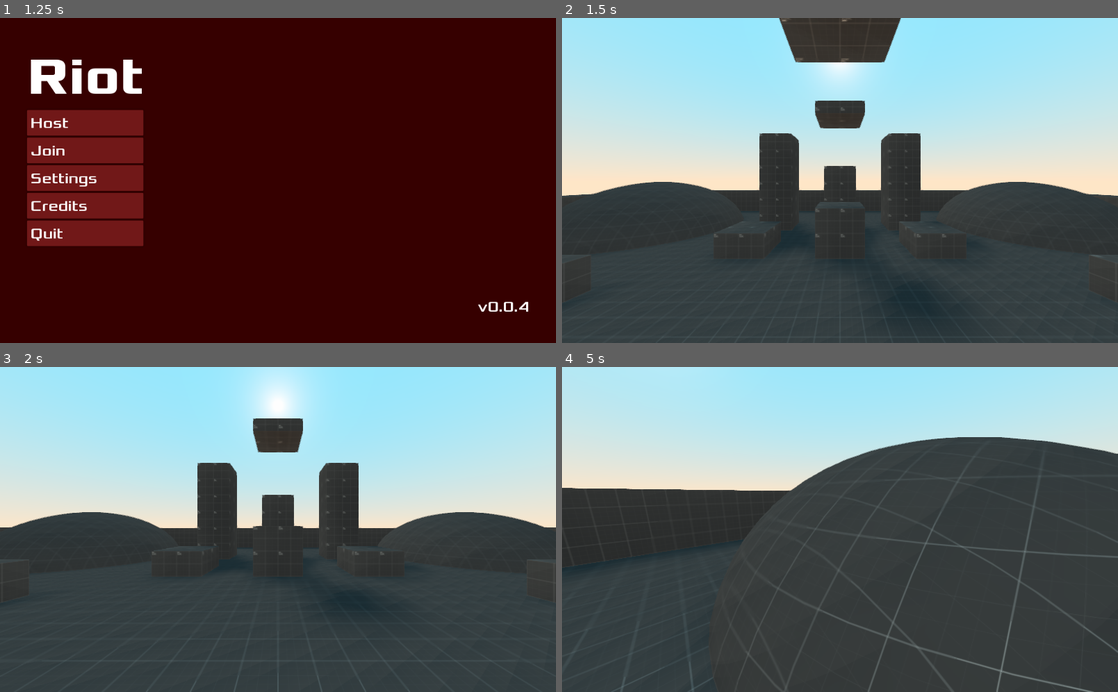
Above: before the commit, frames 1-4 (two rows, left to right).
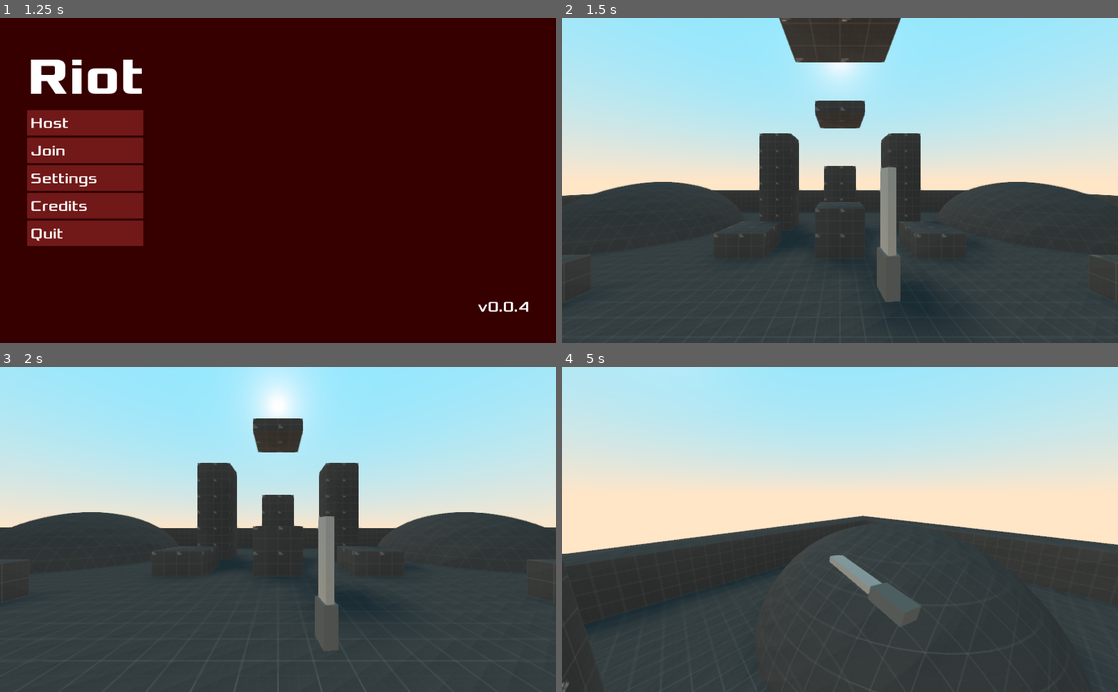
Above: after the commit, the same moments.

Repository: garhow/riot
Game: Godot game, scene res://scenes/main.tscn
Same seed, same stepped clock (60 frames per second), same inputs: the game is played once before the commit and once after it.
Inputs (mouse positions are in pixels of both pictures, inside the frame that each line leads up to):
- Up to frame 1 (1.25 s): tap Enter at 0.5 s; move the mouse to (400, 164) at 0.52 s; hold D (move_right) from 0.53 s (still down); hold Ctrl (crouch) from 0.53 s (still down); click (400, 164) at 0.67 s; tap Space (jump) at 0.77 s; tap Shift (sneak) at 0.8 s
- Up to frame 2 (1.5 s): release D (move_right) at 1.25 s; release Ctrl (crouch) at 1.25 s; click "Host" at 1.25 s
- Up to frame 3 (2 s): no input
- Up to frame 4 (5 s): tap Space (jump) at 2, 2.27, 3.77, 4.52 s; move the mouse to (812, 529) at 2.02 s; hold W (move_forward) from 2.03 s (still down); tap Shift (sneak) at 2.1, 3.8 s; click (812, 529) at 2.3 s; move the mouse to (851, 523) at 2.77 s; hold Ctrl (crouch) 2.78-3.53 s; click (851, 523) at 2.85 s; move the mouse to (834, 536) at 3.52 s; tap Ctrl (crouch) at 3.6 s; move the mouse to (878, 532) at 4.27 s; hold Shift (sneak) from 4.28 s (still down); click (878, 532) at 4.55 s

Frame 1 is identical in both runs. In frame 2, 1.4% of the frame differs, in the area x 56-61%, y 45-88%; in frame 3, 1.3%; in frame 4, 24%, in the area x 0-100%, y 21-100%.

Commit message:
Added a shotgun and a knife, and a few more improvements. Reminder to make weapon access serversidegit add .

Diff:
--- /dev/null
+++ b/src/materials/weapons/knife/primary.tres
@@ -0,0 +1,6 @@
+[gd_resource type="SpatialMaterial" format=2]
+
+[resource]
+albedo_color = Color( 0.627451, 0.627451, 0.627451, 1 )
+metallic = 0.5
+roughness = 0.6
--- /dev/null
+++ b/src/materials/weapons/knife/secondary.tres
@@ -0,0 +1,4 @@
+[gd_resource type="SpatialMaterial" format=2]
+
+[resource]
+albedo_color = Color( 0.333333, 0.333333, 0.333333, 1 )
--- /dev/null
+++ b/src/materials/weapons/shotgun/primary.tres
@@ -0,0 +1,4 @@
+[gd_resource type="SpatialMaterial" format=2]
+
+[resource]
+albedo_color = Color( 0.156863, 0.156863, 0.156863, 1 )
--- /dev/null
+++ b/src/materials/weapons/shotgun/secondary.tres
@@ -0,0 +1,4 @@
+[gd_resource type="SpatialMaterial" format=2]
+
+[resource]
+albedo_color = Color( 0.333333, 0.333333, 0.333333, 1 )
--- /dev/null
+++ b/src/materials/weapons/shotgun/shell.tres
@@ -0,0 +1,4 @@
+[gd_resource type="SpatialMaterial" format=2]
+
+[resource]
+albedo_color = Color( 0.588235, 0, 0, 1 )
--- a/src/project.godot
+++ b/src/project.godot
@@ -51,6 +51,13 @@
 
 enabled=PoolStringArray( "res://addons/multirun/plugin.cfg" )
 
+[global]
+
+protocol_version=0
+"Protocol Version"=""
+versaw=0
+ProtocolVersion=""
+
 [input]
 
 move_forward={
@@ -88,9 +95,14 @@
 "events": [ Object(InputEventKey,"resource_local_to_scene":false,"resource_name":"","device":0,"alt":false,"shift":false,"control":false,"meta":false,"command":false,"pressed":false,"scancode":16777238,"unicode":0,"echo":false,"script":null)
  ]
 }
-camera_mode={
+fire={
 "deadzone": 0.5,
-"events": [ Object(InputEventKey,"resource_local_to_scene":false,"resource_name":"","device":0,"alt":false,"shift":false,"control":false,"meta":false,"command":false,"pressed":false,"scancode":67,"unicode":0,"echo":false,"script":null)
+"events": [ Object(InputEventMouseButton,"resource_local_to_scene":false,"resource_name":"","device":0,"alt":false,"shift":false,"control":false,"meta":false,"command":false,"button_mask":0,"position":Vector2( 0, 0 ),"global_position":Vector2( 0, 0 ),"factor":1.0,"button_index":1,"pressed":false,"doubleclick":false,"script":null)
+ ]
+}
+alt_fire={
+"deadzone": 0.5,
+"events": [ Object(InputEventMouseButton,"resource_local_to_scene":false,"resource_name":"","device":0,"alt":false,"shift":false,"control":false,"meta":false,"command":false,"button_mask":0,"position":Vector2( 0, 0 ),"global_position":Vector2( 0, 0 ),"factor":1.0,"button_index":2,"pressed":false,"doubleclick":false,"script":null)
  ]
 }
 toggle_console={
--- a/src/scenes/controllers/body.tscn
+++ b/src/scenes/controllers/body.tscn
@@ -1,6 +1,10 @@
-[gd_scene load_steps=6 format=2]
+[gd_scene load_steps=7 format=2]
 
 [ext_resource path="res://scenes/menu/player_hud.tscn" type="PackedScene" id=2]
+
+[sub_resource type="CapsuleMesh" id=5]
+radius = 0.5
+mid_height = 1.5
 
 [sub_resource type="CapsuleShape" id=1]
 margin = 0.001
@@ -59,6 +63,11 @@
 "players",
 ]]
 
+[node name="MeshInstance" type="MeshInstance" parent="."]
+transform = Transform( 1, 0, 0, 0, -4.37114e-08, -1, 0, 1, -4.37114e-08, 0, 0, 0 )
+mesh = SubResource( 5 )
+material/0 = null
+
 [node name="Collision" type="CollisionShape" parent="."]
 transform = Transform( 1, 0, 0, 0, -4.37114e-08, -1, 0, 1, -4.37114e-08, 0, 0, 0 )
 shape = SubResource( 1 )
@@ -71,7 +80,7 @@
 [node name="Camroot" type="Spatial" parent="Head"]
 
 [node name="Camera" type="Camera" parent="Head/Camroot"]
-transform = Transform( 1, 0, 0, 0, 1, -8.3993e-09, 0, -1.11764e-08, 1, 0, 0, 0 )
+transform = Transform( 1, 0, 0, 0, 1, 1.11764e-08, 0, -1.11764e-08, 1, 0, 0, 0 )
 doppler_tracking = 2
 current = true
 fov = 85.0
@@ -85,8 +94,7 @@
 "anims/Walk Bobbing" = SubResource( 4 )
 
 [node name="Weaponroot" type="Position3D" parent="Head"]
-
-[node name="AK47" type="MeshInstance" parent="Head/Weaponroot"]
+transform = Transform( 0.099313, 0, 0.0117017, 0, 0.1, 0, -0.0117017, 0, 0.099313, 0.115, -0.12, -0.425 )
 
 [node name="Footcast" type="RayCast" parent="."]
 transform = Transform( 1, 0, 0, 0, 1, 0, 0, 0, 1, 0, -1, -0.3 )
--- a/src/scenes/controllers/peer.tscn
+++ b/src/scenes/controllers/peer.tscn
@@ -2,27 +2,48 @@
 
 [ext_resource path="res://scenes/controllers/peer.gd" type="Script" id=1]
 
+[sub_resource type="CapsuleMesh" id=5]
+radius = 0.5
+mid_height = 1.5
+
 [sub_resource type="CapsuleShape" id=1]
+margin = 0.001
 radius = 0.5
 height = 1.5
-
-[sub_resource type="CapsuleMesh" id=2]
-radius = 0.5
-mid_height = 1.5
 
 [node name="Peer" type="Node"]
 script = ExtResource( 1 )
 
-[node name="Body" type="KinematicBody" parent="."]
+[node name="Body" type="KinematicBody" parent="." groups=[
+"players",
+]]
+
+[node name="MeshInstance" type="MeshInstance" parent="Body"]
+transform = Transform( 1, 0, 0, 0, -4.37114e-08, -1, 0, 1, -4.37114e-08, 0, 0, 0 )
+mesh = SubResource( 5 )
+material/0 = null
 
 [node name="Collision" type="CollisionShape" parent="Body"]
 transform = Transform( 1, 0, 0, 0, -4.37114e-08, -1, 0, 1, -4.37114e-08, 0, 0, 0 )
 shape = SubResource( 1 )
 
-[node name="Mesh" type="MeshInstance" parent="Body"]
-transform = Transform( 1, 0, 0, 0, -4.37114e-08, -1, 0, 1, -4.37114e-08, 0, 0, 0 )
-mesh = SubResource( 2 )
-material/0 = null
-
 [node name="Head" type="Position3D" parent="Body"]
 transform = Transform( 1, 0, 0, 0, 1, 0, 0, 0, 1, 0, 0.5, 0 )
+
+[node name="Weaponroot" type="Position3D" parent="Body/Head"]
+transform = Transform( 0.099313, 0, 0.0117017, 0, 0.1, 0, -0.0117017, 0, 0.099313, 0.115, -0.12, -0.425 )
+
+[node name="Footcast" type="RayCast" parent="Body"]
+transform = Transform( 1, 0, 0, 0, 1, 0, 0, 0, 1, 0, -1, -0.3 )
+enabled = true
+cast_to = Vector3( 0, 0, -1.5 )
+
+[node name="Headcast" type="RayCast" parent="Body"]
+transform = Transform( 1, 0, 0, 0, 1, 0, 0, 0, 1, 0, 1, -0.3 )
+enabled = true
+cast_to = Vector3( 0, 0, -1.5 )
+
+[node name="Ribcast" type="RayCast" parent="Body"]
+transform = Transform( 1, 0, 0, 0, 1, 0, 0, 0, 1, 0, -0.25, -0.3 )
+enabled = true
+cast_to = Vector3( 0, 0, -1.5 )
--- a/src/scenes/controllers/player.gd
+++ b/src/scenes/controllers/player.gd
@@ -31,18 +31,22 @@
 
 var health : float = max_health
 
+var selected_weapon : int = 1
+
 ##
 # Nodes
 ##
 
 onready var body = $Body
+onready var camera = $Body/Head/Camroot/Camera # Camera
+onready var camroot = $Body/Head/Camroot # Camera Root
 onready var head = $Body/Head # Player head
+onready var weaponroot = $Body/Head/Weaponroot # Weapon Root
+
+# Raycasts
+onready var headcast = $Body/Headcast
 onready var footcast = $Body/Footcast
-onready var headcast = $Body/Headcast
 onready var ribcast = $Body/Ribcast
-onready var camroot = $Body/Head/Camroot
-onready var camera = $Body/Head/Camroot/Camera # First-person camera
-onready var camera_animation = $Body/Head/Camroot/Camera/Animation # First-person camera animation player
 
 ##
 # Functions
@@ -57,38 +61,72 @@
 		head.rotate_x(deg2rad(-event.relative.y * mouse_sensitivity))
 		head.rotation.x = clamp(head.rotation.x, deg2rad(-89), deg2rad(89))
 
+	if event is InputEventMouseButton and Input.get_mouse_mode() == Input.MOUSE_MODE_CAPTURED and event.is_pressed():
+		if event.button_index == BUTTON_WHEEL_UP or event.button_index == BUTTON_WHEEL_DOWN:
+			if event.button_index == BUTTON_WHEEL_UP:
+				if selected_weapon < weaponroot.get_child_count():
+					selected_weapon += 1
+				else:
+					selected_weapon = 1
+			elif event.button_index == BUTTON_WHEEL_DOWN:
+				if selected_weapon > 1:
+					selected_weapon -= 1
+				else:
+					selected_weapon = weaponroot.get_child_count()
+		for weapon in weaponroot.get_children():
+			weapon.visible = false
+			weaponroot.get_node(str(selected_weapon)).visible = true
+
 func _physics_process(delta):
 	if not $Body.is_on_floor():
 		fall.y -= delta * gravity
 	if Input.is_action_pressed("jump") and $Body.is_on_wall() and not headcast.is_colliding():
 		if footcast.is_colliding() and ribcast.is_colliding():
 			fall.y = climb_speed
-	process_input(delta)
 	process_motion(delta)
+	process_weapons()
 	direction = Vector3()
 	$Body.move_and_slide(fall, Vector3.UP)
 
-func process_input(delta):
-	direction += (Input.get_action_strength("move_backward") - Input.get_action_strength("move_forward")) * $Body.global_transform.basis.z
-	direction += (Input.get_action_strength("move_right") - Input.get_action_strength("move_left")) * $Body.global_transform.basis.x
+func process_motion(delta):
+	var direction_bf = (Input.get_action_strength("move_backward") - Input.get_action_strength("move_forward")) * $Body.global_transform.basis.z
+	var direction_rl = (Input.get_action_strength("move_right") - Input.get_action_strength("move_left")) * $Body.global_transform.basis.x
+
+	direction += direction_bf + direction_rl
+	#Net.update_player_local(direction_bf, direction_rl)
 
 	if Input.is_action_just_pressed("jump") and $Body.is_on_floor():
 			fall.y = jump_speed
 
-	if Input.is_action_pressed("sneak"):
+	speed = sprint_speed
+	if Input.is_action_pressed("sneak") and $Body.is_on_floor():
 		speed = sneak_speed
 	if Input.is_action_pressed("crouch"):
 		$Body/Collision.shape.height -= crouch_acceleration * delta
-		speed = crouch_speed
+		if $Body.is_on_floor():
+			speed = crouch_speed
 	else:
 		$Body/Collision.shape.height += crouch_acceleration * delta
 
 	$Body/Collision.shape.height = clamp($Body/Collision.shape.height, crouch_height, default_height)
 
-func process_motion(delta):
 	direction = direction.normalized()
-	speed = sprint_speed
 	horizontal_velocity = horizontal_velocity.linear_interpolate(direction * speed, acceleration * delta)
 	movement.x = horizontal_velocity.x
 	movement.z = horizontal_velocity.z
 	$Body.move_and_slide(movement, Vector3.UP)
+
+func process_weapons():
+	if weaponroot.get_child_count() > 0:
+		if Input.is_action_just_pressed("fire"):
+			weaponroot.get_node(str(selected_weapon)).primary()
+	else:
+		var knife = load("res://scenes/weapons/knife.tscn").instance()
+		var shotgun = load("res://scenes/weapons/shotgun.tscn").instance()
+		knife.name = "1"
+		shotgun.name = "2"
+		weaponroot.add_child(knife)
+		weaponroot.add_child(shotgun)
+		for weapon in weaponroot.get_children():
+			weapon.visible = false
+		weaponroot.get_node(str(selected_weapon)).visible = true
--- /dev/null
+++ b/src/scenes/weapons/knife.gd
@@ -0,0 +1,10 @@
+extends Spatial
+
+func _ready():
+	pass
+
+func primary():
+	$Animation.play("Stab")
+
+func secondary():
+	pass
--- /dev/null
+++ b/src/scenes/weapons/knife.tscn
@@ -0,0 +1,59 @@
+[gd_scene load_steps=7 format=2]
+
+[ext_resource path="res://materials/weapons/knife/primary.tres" type="Material" id=1]
+[ext_resource path="res://materials/weapons/knife/secondary.tres" type="Material" id=2]
+[ext_resource path="res://scenes/weapons/knife.gd" type="Script" id=3]
+
+[sub_resource type="CubeMesh" id=1]
+material = ExtResource( 1 )
+size = Vector3( 0.2, 2, 0.5 )
+
+[sub_resource type="CubeMesh" id=4]
+material = ExtResource( 2 )
+size = Vector3( 0.35, 1, 0.6 )
+
+[sub_resource type="Animation" id=2]
+resource_name = "Stab"
+length = 0.8
+tracks/0/type = "value"
+tracks/0/path = NodePath(".:rotation_degrees")
+tracks/0/interp = 2
+tracks/0/loop_wrap = true
+tracks/0/imported = false
+tracks/0/enabled = true
+tracks/0/keys = {
+"times": PoolRealArray( 0, 0.2, 0.4, 0.7 ),
+"transitions": PoolRealArray( 1, 1, 1, 1 ),
+"update": 0,
+"values": [ Vector3( 0, 0, 0 ), Vector3( 8.82725, 19.4593, 66.5235 ), Vector3( -0.881119, -62.0925, 78.544 ), Vector3( 0, 0, 0 ) ]
+}
+tracks/1/type = "value"
+tracks/1/path = NodePath(".:translation")
+tracks/1/interp = 2
+tracks/1/loop_wrap = true
+tracks/1/imported = false
+tracks/1/enabled = true
+tracks/1/keys = {
+"times": PoolRealArray( 0, 0.2, 0.4, 0.7 ),
+"transitions": PoolRealArray( 1, 1, 1, 1 ),
+"update": 0,
+"values": [ Vector3( 0, 0, 0 ), Vector3( -0.931288, -0.303386, 0 ), Vector3( -0.436329, -0.235967, -0.761817 ), Vector3( 0, 0, 0 ) ]
+}
+
+[node name="Knife" type="Spatial"]
+transform = Transform( 1, 0, 0, 0, 1, 0, 0, 0, 1, 0, 0, 0 )
+script = ExtResource( 3 )
+
+[node name="Body" type="MeshInstance" parent="."]
+transform = Transform( 1, 0, 0, 0, 1, 0, 0, 0, 1, 0, 0.5, 0 )
+mesh = SubResource( 1 )
+material/0 = null
+
+[node name="Handle" type="MeshInstance" parent="."]
+transform = Transform( 1, 0, 0, 0, 1, 0, 0, 0, 1, 0, -1, 0 )
+mesh = SubResource( 4 )
+material/0 = null
+
+[node name="Animation" type="AnimationPlayer" parent="."]
+playback_default_blend_time = 0.1
+anims/Stab = SubResource( 2 )
--- /dev/null
+++ b/src/scenes/weapons/shotgun.gd
@@ -0,0 +1,30 @@
+extends Spatial
+
+var shot : int = 0
+
+func _ready():
+	pass
+
+func _process(_delta):
+	pass
+
+func primary():
+	$Animation.play("Fire")
+
+
+func secondary():
+	pass
+
+func pump():
+	pass
+
+func _on_Animation_animation_started(anim_name):
+	pass
+
+func _on_Animation_animation_finished(anim_name):
+	if anim_name == "Fire":
+		shot += 1
+	elif anim_name == "Pump":
+		shot -= 1
+	if shot > 0:
+		$Animation.play("Pump")
--- /dev/null
+++ b/src/scenes/weapons/shotgun.tscn
@@ -0,0 +1,137 @@
+[gd_scene load_steps=12 format=2]
+
+[ext_resource path="res://materials/weapons/shotgun/primary.tres" type="Material" id=1]
+[ext_resource path="res://materials/weapons/shotgun/secondary.tres" type="Material" id=2]
+[ext_resource path="res://materials/weapons/shotgun/shell.tres" type="Material" id=3]
+[ext_resource path="res://scenes/weapons/shotgun.gd" type="Script" id=4]
+
+[sub_resource type="CubeMesh" id=1]
+material = ExtResource( 1 )
+size = Vector3( 0.35, 0.75, 5 )
+
+[sub_resource type="CubeMesh" id=2]
+material = ExtResource( 2 )
+size = Vector3( 0.5, 0.5, 2 )
+
+[sub_resource type="CubeMesh" id=3]
+material = ExtResource( 2 )
+size = Vector3( 0.3, 0.6, 1.5 )
+
+[sub_resource type="ParticlesMaterial" id=6]
+flag_align_y = true
+flag_rotate_y = true
+direction = Vector3( 10, 2, 0 )
+spread = 30.0
+initial_velocity = 12.0
+initial_velocity_random = 0.1
+tangential_accel = -3.0
+scale = 1.2
+
+[sub_resource type="CylinderMesh" id=7]
+material = ExtResource( 3 )
+top_radius = 0.125
+bottom_radius = 0.125
+height = 0.45
+
+[sub_resource type="Animation" id=4]
+resource_name = "Fire"
+length = 0.8
+tracks/0/type = "value"
+tracks/0/path = NodePath(".:rotation_degrees")
+tracks/0/interp = 2
+tracks/0/loop_wrap = true
+tracks/0/imported = false
+tracks/0/enabled = true
+tracks/0/keys = {
+"times": PoolRealArray( 0, 0.2, 0.8 ),
+"transitions": PoolRealArray( 1, 1, 1 ),
+"update": 0,
+"values": [ Vector3( 0, 0, 0 ), Vector3( 12.605, 0, 0 ), Vector3( 0, 0, 0 ) ]
+}
+tracks/1/type = "value"
+tracks/1/path = NodePath(".:translation")
+tracks/1/interp = 2
+tracks/1/loop_wrap = true
+tracks/1/imported = false
+tracks/1/enabled = true
+tracks/1/keys = {
+"times": PoolRealArray( 0, 0.2, 0.8 ),
+"transitions": PoolRealArray( 1, 1, 1 ),
+"update": 0,
+"values": [ Vector3( 0, 0, 0 ), Vector3( 0, 0.0627734, -0.0115569 ), Vector3( 0, 0, 0 ) ]
+}
+
+[sub_resource type="Animation" id=5]
+resource_name = "Pump"
+length = 0.8
+tracks/0/type = "value"
+tracks/0/path = NodePath(".:rotation_degrees")
+tracks/0/interp = 2
+tracks/0/loop_wrap = true
+tracks/0/imported = false
+tracks/0/enabled = true
+tracks/0/keys = {
+"times": PoolRealArray( 0, 0.2, 0.6, 0.8 ),
+"transitions": PoolRealArray( 1, 1, 1, 1 ),
+"update": 0,
+"values": [ Vector3( 0, 0, 0 ), Vector3( 30, 30, 0 ), Vector3( 30, 30, 0 ), Vector3( 0, 0, 0 ) ]
+}
+tracks/1/type = "value"
+tracks/1/path = NodePath(".:translation")
+tracks/1/interp = 2
+tracks/1/loop_wrap = true
+tracks/1/imported = false
+tracks/1/enabled = true
+tracks/1/keys = {
+"times": PoolRealArray( 0, 0.2, 0.6, 0.8 ),
+"transitions": PoolRealArray( 1, 1, 1, 1 ),
+"update": 0,
+"values": [ Vector3( 0, 0, 0 ), Vector3( 0, 0.196093, 0 ), Vector3( 0, 0.196093, 0 ), Vector3( 0, 0, 0 ) ]
+}
+tracks/2/type = "value"
+tracks/2/path = NodePath("Handle:translation")
+tracks/2/interp = 2
+tracks/2/loop_wrap = true
+tracks/2/imported = false
+tracks/2/enabled = true
+tracks/2/keys = {
+"times": PoolRealArray( 0, 0.2, 0.4, 0.6, 0.8 ),
+"transitions": PoolRealArray( 1, 1, 1, 1, 1 ),
+"update": 0,
+"values": [ Vector3( 0, -0.35, -1 ), Vector3( 0, -0.35, -1 ), Vector3( 8.24329e-08, -0.35, -0.133932 ), Vector3( 0, -0.35, -1 ), Vector3( 0, -0.35, -1 ) ]
+}
+
+[node name="Shotgun" type="Spatial"]
+script = ExtResource( 4 )
+
+[node name="Body" type="MeshInstance" parent="."]
+mesh = SubResource( 1 )
+material/0 = null
+
+[node name="Handle" type="MeshInstance" parent="."]
+transform = Transform( 1, 0, 0, 2.98023e-08, 1, 0, -2.98023e-08, 1.78814e-07, 1, 0, -0.35, -1 )
+mesh = SubResource( 2 )
+material/0 = null
+
+[node name="Stock" type="MeshInstance" parent="."]
+transform = Transform( 1, 0, 0, 0, 0.707107, -0.707107, 0, 0.707107, 0.707107, 0, -0.375889, 2.82495 )
+mesh = SubResource( 3 )
+material/0 = null
+
+[node name="Shell" type="Particles" parent="."]
+transform = Transform( 0.999999, 0, 0, 0, 0.999999, 1.49011e-08, 0, -1.49011e-08, 0.999999, 0.287452, 0, 0 )
+emitting = false
+amount = 1
+lifetime = 0.8
+visibility_aabb = AABB( 0, -2.5, 0, 5, 5, 5 )
+draw_order = 1
+process_material = SubResource( 6 )
+draw_pass_1 = SubResource( 7 )
+
+[node name="Animation" type="AnimationPlayer" parent="."]
+playback_default_blend_time = 0.1
+anims/Fire = SubResource( 4 )
+anims/Pump = SubResource( 5 )
+
+[connection signal="animation_finished" from="Animation" to="." method="_on_Animation_animation_finished"]
+[connection signal="animation_started" from="Animation" to="." method="_on_Animation_animation_started"]
--- a/src/scenes/weapons/test_gun.tscn
+++ /dev/null
@@ -1,10 +0,0 @@
-[gd_scene load_steps=2 format=2]
-
-[sub_resource type="CubeMesh" id=1]
-size = Vector3( 0.25, 0.05, 0.05 )
-
-[node name="Test Gun" type="Spatial"]
-
-[node name="Mesh" type="MeshInstance" parent="."]
-mesh = SubResource( 1 )
-material/0 = null
--- /dev/null
+++ b/src/script_templates/weapon.gd
@@ -0,0 +1,10 @@
+extends %BASE%
+
+func _ready()%VOID_RETURN%:
+    pass
+
+func primary()%VOID_RETURN%:
+    pass
+
+func secondary()%VOID_RETURN%:
+    pass
Binary file added: src/meshes/hand.glb
Not shown, added: src/meshes/hand.glb.import
